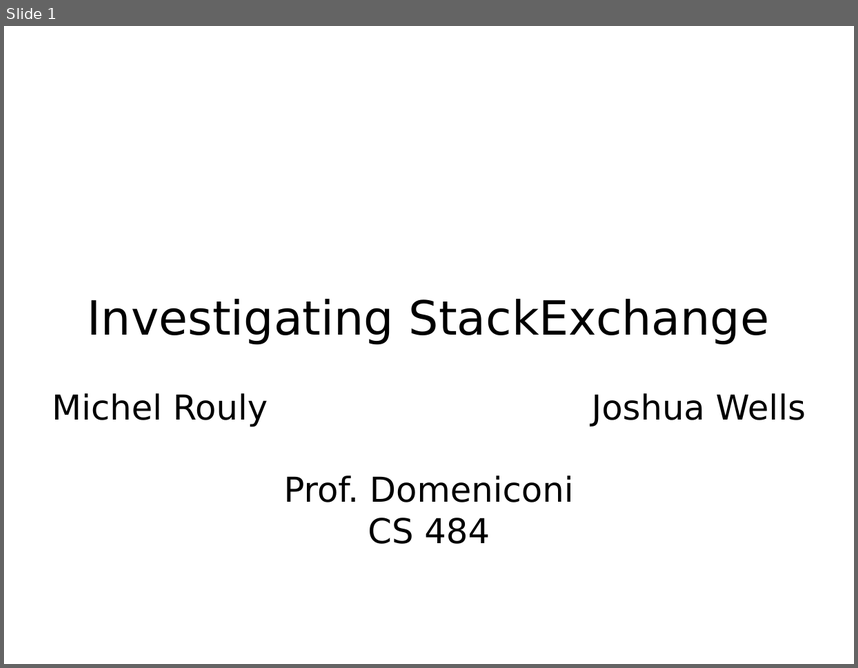
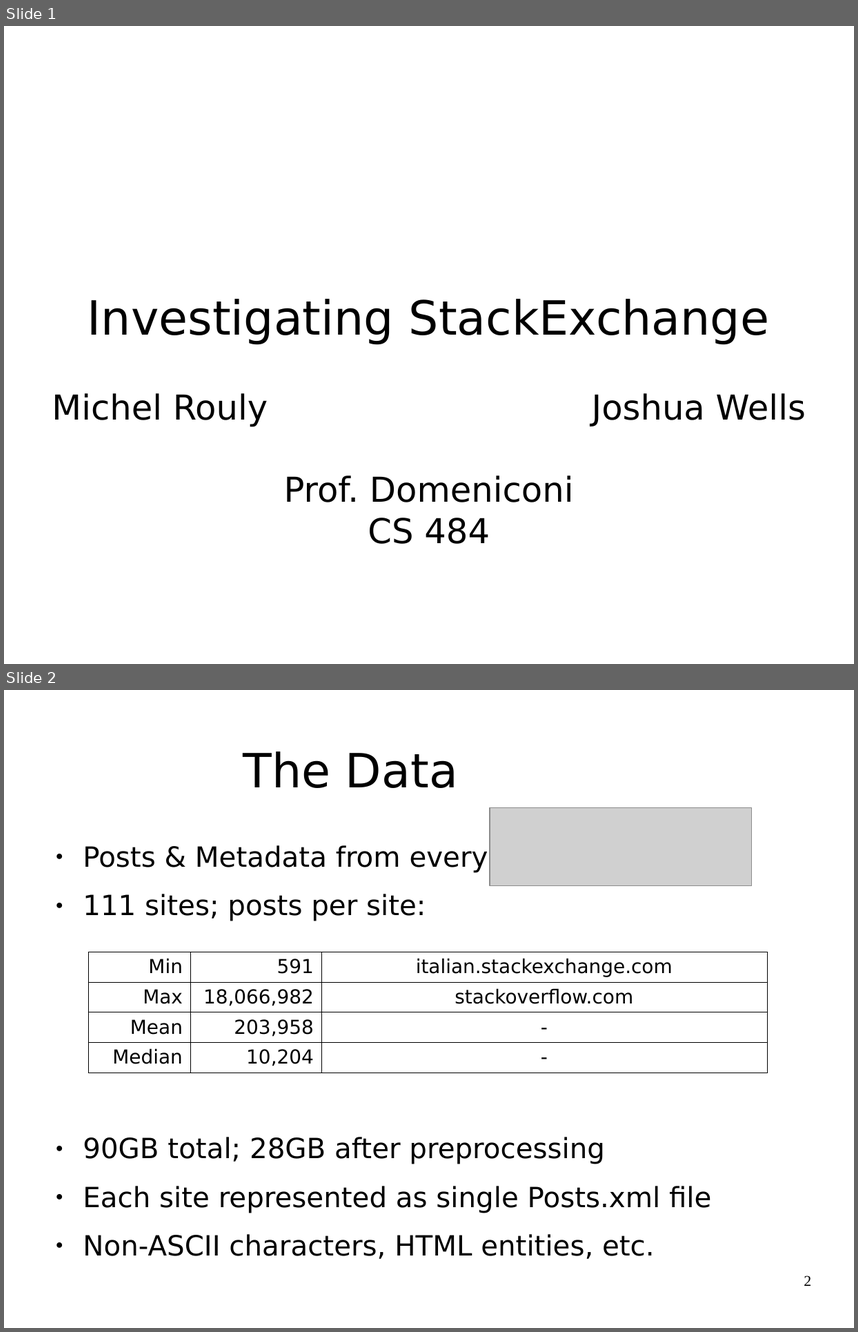
Before and after one commit to jrouly/stackmining, a slide deck: presentation/rouly_wells_presentation.odp. Shown one above the other, each under a label of ours: slide 1 before the commit, slides 1 and 2 after it. The pictures are 858x668 and 858x1332 pixels, drawn with LibreOffice and Linux fonts; fonts in the diff are those of the drawing; grey boxes stand for pictures; background and template pictures are left out. Boxes give left, top, right and bottom in pixels: in the first picture for what was removed or moved away, otherwise in the second. Text is boxed around its words. In the diff, an @@ line names an element or a change of style, - is before the commit and + after.

```diff
--- a/presentation/rouly_wells_presentation.odp
+++ b/presentation/rouly_wells_presentation.odp
@@ slide 2 added at <box>4,690,854,1328</box>, background #FFFFFF @@
@@ title added at <box>243,751,458,788</box>, 44 pt, text #000000 @@
+The Data
@@ picture added at <box>490,808,752,886</box> @@
@@ text added at <box>83,845,711,1259</box>, 26 pt, text #000000 @@
+● Posts & Metadata from every
+● 111 sites; posts per site:
+● 90GB total; 28GB after preprocessing
+● Each site represented as single Posts.xml file
+● Non-ASCII characters, HTML entities, etc.
@@ table added at <box>89,952,768,1074</box>, 4 rows, 3 columns @@
+Min | 591 | italian.stackexchange.com
+Max | 18,066,982 | stackoverflow.com
+Mean | 203,958 | -
+Median | 10,204 | -
@@ page number added at <box>804,1275,811,1285</box>, 14 pt, text #000000 @@
+2
```
Also in this commit, not shown: 6 other slides added, 1 other file.
